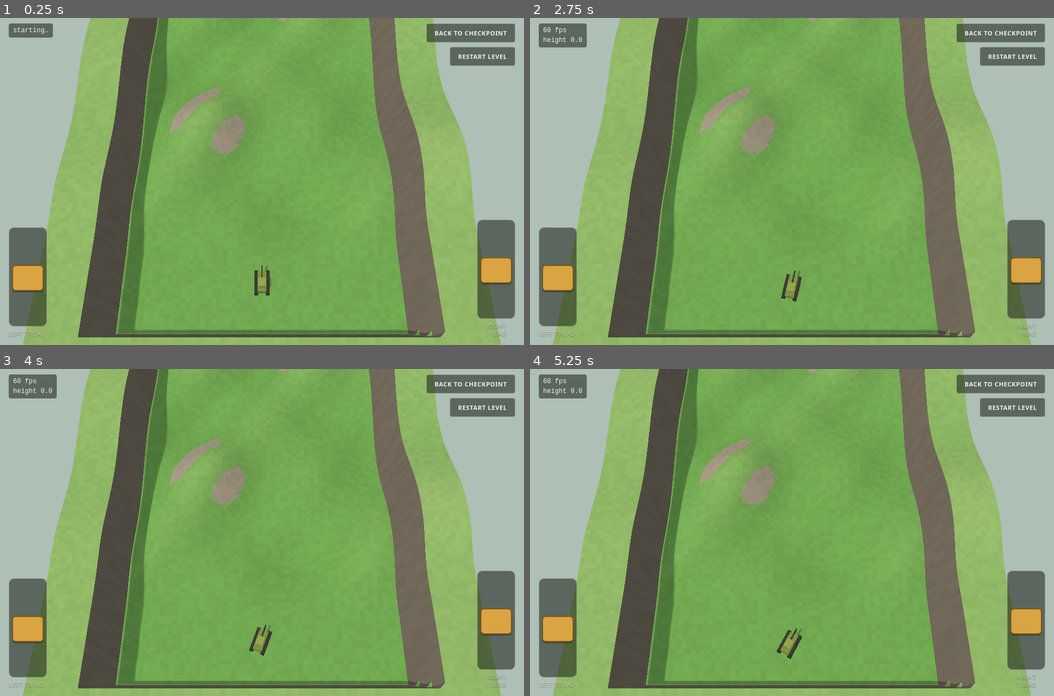
Above: before the commit, frames 1-4 (two rows, left to right).
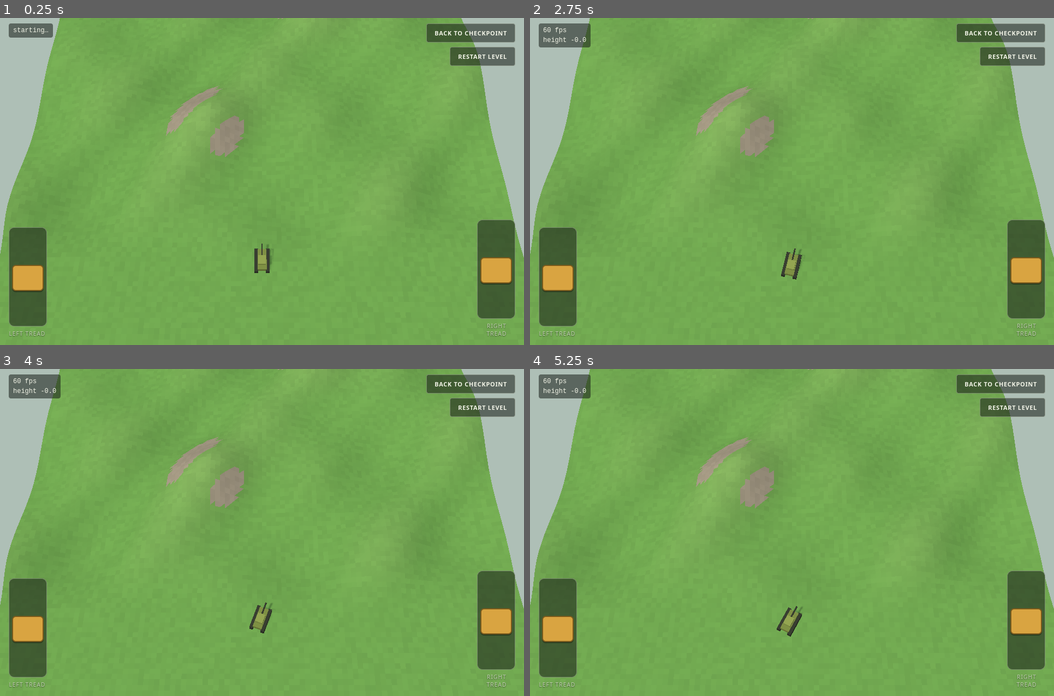
Above: after the commit, the same moments.

Repository: Kickpunch3r/tank-game
Game: browser game, page mobile/index.html
The game is run twice, just before and just after one commit, with the same random seed, the same clock (stepped at 60 frames per second) and the same inputs.
Inputs:
- Up to frame 1 (0.25 s): no input
- Up to frame 2 (2.75 s): click "RESTART LEVEL" at 0.27 s; hold Down 1.03-1.3 s; hold Up 1.35-1.65 s; hold Up 1.7-1.93 s; hold Down 1.98-2.32 s; hold Down 2.37-2.63 s; hold Up from 2.68 s (still down)
- Up to frame 3 (4 s): release Up at 2.98 s; hold Up 3.03-3.27 s; hold Down 3.32-3.65 s; hold Down 3.7-3.97 s
- Up to frame 4 (5.25 s): hold Up 4.02-4.32 s; hold Up 4.37-4.6 s; hold Down 4.65-4.98 s; hold Down from 5.03 s (still down)

The runs differ from the first frame. In frame 1, 45% of the frame differs, in the area x 0-100%, y 0-100%; in frame 2, 45%; in frame 3, 45%; in frame 4, 45%.

Commit message:
Mobile game: level fills the screen, tank mid-screen
Removed the rock walls round the level; terrain now continues past the
playable strip and invisible walls at the screen's side edges keep the
tank in view. The camera centres on the tank.

Co-Authored-By: Claude Fable 5.2 <noreply@anthropic.com>
Claude-Session: https://claude.ai/code/session_01Pkyw8bCQZA4ga9RL5iMtKL

Diff:
--- a/mobile/index.html
+++ b/mobile/index.html
@@ -144,7 +144,7 @@
     teeterLean: 0.14,       // how far it leans when right at the edge (radians)
     tiltSpring: 120,        // stiffness of the hull tilting to match the ground
     tiltDamping: 9,         // lower = rocks for longer
-    viewWidth: 29           // units of ground across the screen (the level is 28 wide)
+    viewWidth: 28           // units of ground across the screen (the level's playable width)
   };
 
   // ------------------------------------------------------------------
@@ -152,7 +152,7 @@
   // ------------------------------------------------------------------
   // "n" below means distance north of the level's south end, in units.
   const LEVEL = {
-    halfWidth: 14,          // the level is 28 wide; rock walls beyond that
+    halfWidth: 14,          // playable width is 28 = the screen's width; invisible walls at its edges
     length: 240,
     mountainStart: 58,      // the hilly plain ends and the road up begins
     legs: 6,                // stretches of road zig-zagging up the mountain
@@ -166,8 +166,10 @@
     chasmDepth: 12,
     flagN: 230              // the finish
   };
-  const CELL = 0.5, X0 = -20, Z0 = -(LEVEL.length + 10);
-  const NX = 40 / CELL, NZ = (LEVEL.length + 16) / CELL;
+  // The ground is built wider and longer than the playable level, so the screen is always
+  // full of terrain and the level's edges are never seen.
+  const CELL = 0.5, X0 = -26, Z0 = -(LEVEL.length + 16);
+  const NX = 52 / CELL, NZ = (LEVEL.length + 26) / CELL;
   const X1 = X0 + NX * CELL, Z1 = Z0 + NZ * CELL;
   const heights = new Float32Array((NX + 1) * (NZ + 1));
   const kinds = new Uint8Array((NX + 1) * (NZ + 1));     // 0 grass, 1 road, 2 chasm floor
@@ -217,13 +219,15 @@
     return L.top + Math.min(5, (-fromCentre - half) * 2.5);
   }
 
-  function designHeight(x, z) {
-    const n = -z, hw = LEVEL.halfWidth;
-    let h = surface(Math.min(hw, Math.max(-hw, x)), Math.min(LEVEL.length, Math.max(0, n)));
-    const outside = Math.max(Math.abs(x) - hw, -n, n - LEVEL.length);
-    if (outside > 0) { h += Math.min(6, outside * 4); surfaceKind = 0; }   // rock wall round the level
-    return h;
-  }
+  function designHeight(x, z) { return surface(x, -z); }
+
+  // Invisible walls: the tank's middle must stay inside this box (the screen's edges at the
+  // sides, the level's ends north and south).
+  const TANK_MARGIN = 1.4;
+  const PLAY = {
+    minX: -LEVEL.halfWidth + TANK_MARGIN, maxX: LEVEL.halfWidth - TANK_MARGIN,
+    minZ: -LEVEL.length + TANK_MARGIN, maxZ: -TANK_MARGIN
+  };
 
   for (let j = 0; j <= NZ; j++) {
     for (let i = 0; i <= NX; i++) {
@@ -486,8 +490,9 @@
 
     // Try the move; walls block it
     const fx = -Math.sin(tank.yaw), fz = -Math.cos(tank.yaw);
-    const nx = Math.min(X1 - 1.5, Math.max(X0 + 1.5, tank.x + fx * tank.speed * dt));
-    const nz = Math.min(Z1 - 1.5, Math.max(Z0 + 1.5, tank.z + fz * tank.speed * dt));
+    const nz = Math.min(PLAY.maxZ, Math.max(PLAY.minZ, tank.z + fz * tank.speed * dt));
+    const sideLimit = PLAY.maxX * visibleWidthFactor(nz);
+    const nx = Math.min(sideLimit, Math.max(-sideLimit, tank.x + fx * tank.speed * dt));
     const nyaw = tank.yaw + yawRate * dt;
     if (!hitsWall(fpNow, sampleFootprint(nx, nz, nyaw, fpTry))) {
       tank.x = nx; tank.z = nz; tank.yaw = nyaw;
@@ -573,10 +578,17 @@
   const CAM_TILT = 62 * Math.PI / 180;
   let camDist = 100, viewSouth = 30, viewNorth = 40;   // ground seen south / north of the target
   function cameraZFor(tankZ) {
-    const southLimit = 1 - viewSouth;                          // level's south end at the screen's bottom
-    const northLimit = Math.min(southLimit, -(LEVEL.length + 1) + viewNorth);
-    const want = tankZ - viewSouth * 0.25;                     // tank sits a little below the middle
+    const southLimit = -viewSouth;                             // level's south end at the screen's bottom
+    const northLimit = Math.min(southLimit, -LEVEL.length + viewNorth);
+    const want = tankZ;                                        // tank sits in the middle of the screen
     return Math.max(northLimit, Math.min(southLimit, want));
+  }
+  // The camera looks at a slant, so ground lower down the screen is nearer and less of its
+  // width fits. This says how much (1 = the full level width) at a given spot, so the
+  // invisible side walls can sit exactly at the screen's edges.
+  function visibleWidthFactor(z) {
+    const southOfCentre = z - cameraZFor(z);
+    return Math.min(1, 1 - southOfCentre * Math.cos(CAM_TILT) / camDist);
   }
   function resize() {
     const w = window.innerWidth, h = window.innerHeight;
@@ -609,7 +621,7 @@
   // Progress: checkpoints, falling into the chasm, reaching the flag
   // ------------------------------------------------------------------
   const checkpoints = [
-    { n: 5, x: 0, minY: -99 },                                  // start
+    { n: 8, x: 0, minY: -99 },                                  // start
     { n: 55, x: -11.5, minY: -99 },                             // foot of the mountain road
     { n: 126, x: -6, minY: LEVEL.top - 1 },                     // mountain top
     { n: 168, x: pathCentre(168), minY: LEVEL.top - 1 }         // on the cliff path, before the ridge
--- a/mobile/tests/run_tests.js
+++ b/mobile/tests/run_tests.js
@@ -97,6 +97,11 @@
   const bank = await page.evaluate(() => { const g = tankGame; g.reset({ x: 6, z: -73, yaw: 0 }); g.setLevers(1, 1); const y0 = g.tank.y; g.simulate(4); return { y0, y1: g.tank.y }; });
   check('bank between shelves blocks the tank', Math.abs(bank.y1 - bank.y0) < 0.5, bank.y0.toFixed(1) + ' -> ' + bank.y1.toFixed(1));
 
+  // --- Invisible side wall: the tank can't leave the screen sideways ---
+  const side = await page.evaluate(() => { const g = tankGame; g.reset({ x: -8, z: -12, yaw: Math.PI / 2 }); g.setLevers(1, 1); g.simulate(4); return { x: g.tank.x, half: g.level.halfWidth }; });
+  check('invisible wall keeps the tank on screen', side.x > -side.half && side.x < -side.half + 3.5, 'stopped at x ' + side.x.toFixed(1));
+  await shot('side_wall');
+
   // --- Touch: two fingers on the two levers (left forward, right back) spins the tank ---
   await page.evaluate(() => { tankGame.restart(); tankGame.setLevers(null); });
   const L = await page.locator('#leverL .slot').boundingBox(), R = await page.locator('#leverR .slot').boundingBox();
Not shown, changed: NOTES.md
Not shown, changed: mobile/CLAUDE.md
